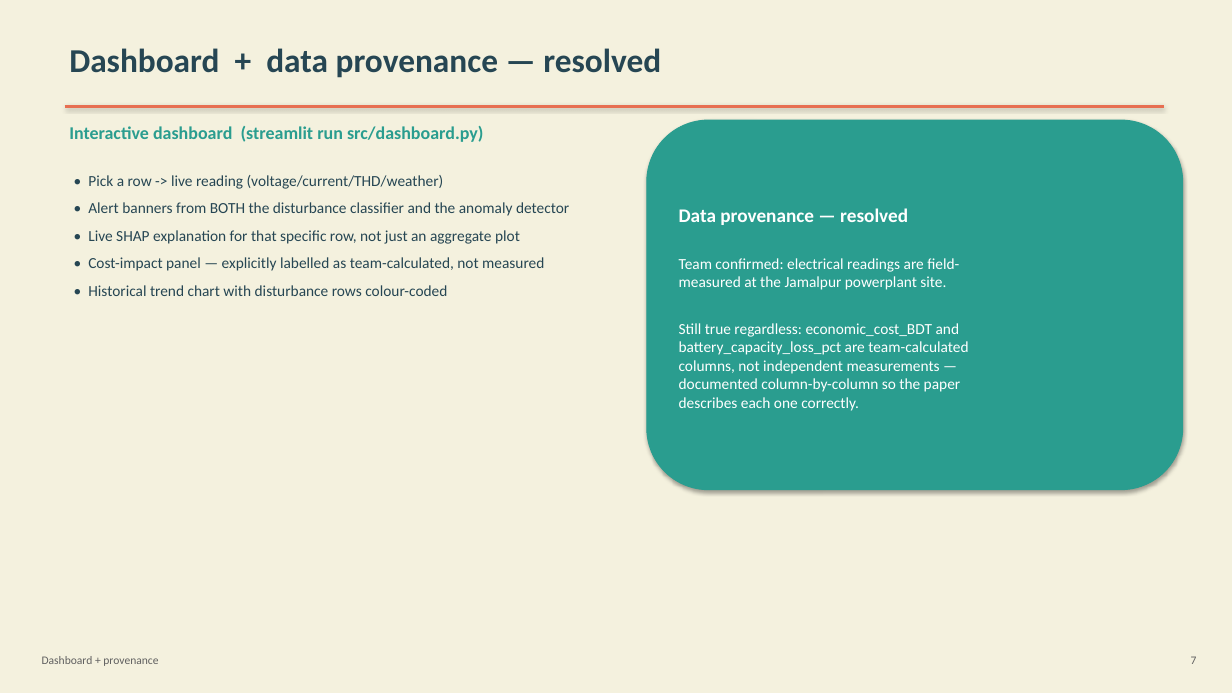
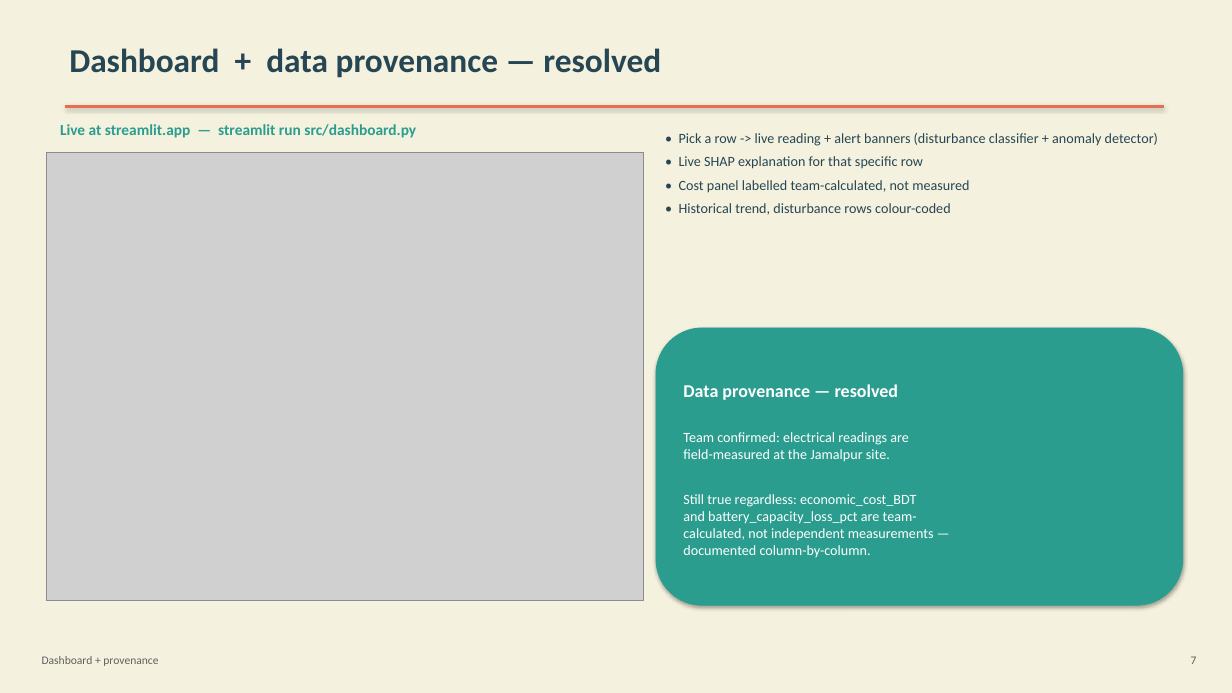
Before and after one commit to Fahmidaca/microgrid-dt, a slide deck: slide 7 of presentation/cse_overall_progress.pptx. Drawn at 1232x693 pixels with LibreOffice and Linux fonts; fonts in the diff are those of the drawing; grey boxes stand for pictures. Boxes give left, top, right and bottom in pixels: in the first picture for what was removed or moved away, otherwise in the second. Text is boxed around its words. In the diff, an @@ line names an element or a change of style, - is before the commit and + after.

Commit message:
add real dashboard screenshot to slide 7; link the live deploy everywhere
figures/dashboard/01_live_view.png is a genuine screenshot of the
deployed app (captured headlessly via Playwright against the running
Streamlit server, not a mockup), showing the row picker, live reading,
alert banners, and SHAP explanation panels actually rendering.

src/generate_cse_overall_presentation.py: slide 7 now embeds this
screenshot instead of describing the dashboard in bullets only.
Re-verified visually via PowerPoint COM render-to-PNG before
committing, same as the earlier fix on this deck.

Linked the live deploy (https://fahmidaca-microgrid-dt-srcdashboard-7yxtjd.streamlit.app)
from README.md and docs/CSE_WORK_SUMMARY.md so teammates/supervisor
can open it directly without running anything locally.

Also: added ~$*.pptx/.docx/.xlsx to .gitignore - a PowerPoint lock
file from having the deck open during this session almost got staged.

```diff
--- a/presentation/cse_overall_progress.pptx
+++ b/presentation/cse_overall_progress.pptx
@@ text at box(60, 124, 416, 138): text changed; size 14 to 12 pt @@
-Interactive dashboard (streamlit run src/dashboard.py)
+Live at streamlit.app — streamlit run src/dashboard.py
@@ text at box(679, 133, 1158, 215): text changed; size 12 to 11 pt @@
-• Pick a row -> live reading (voltage/current/THD/weather)
-• Alert banners from BOTH the disturbance classifier and the anomaly detector
-• Live SHAP explanation for that specific row, not just an aggregate plot
-• Cost-impact panel — explicitly labelled as team-calculated, not measured
-• Historical trend chart with disturbance rows colour-coded
+• Pick a row -> live reading + alert banners (disturbance classifier + anomaly detector)
+• Live SHAP explanation for that specific row
+• Cost panel labelled team-calculated, not measured
+• Historical trend, disturbance rows colour-coded
@@ picture added at box(46, 152, 644, 601) @@
@@ rounded rectangle "Data provenance — resolved": place and size @@
-rounded rectangle "Data provenance — resolved" at box(647, 120, 1183, 490)
+rounded rectangle "Data provenance — resolved" at box(656, 328, 1183, 605)
@@ text in rounded rectangle at box(683, 384, 899, 400): size 15 to 14 pt in "Data provenance — resolved" @@
@@ text in rounded rectangle at box(683, 432, 934, 557): text changed; size 12 to 11 pt @@
-Team confirmed: electrical readings are field-
-measured at the Jamalpur powerplant site.
-Still true regardless: economic_cost_BDT and
-battery_capacity_loss_pct are team-calculated
-columns, not independent measurements —
-documented column-by-column so the paper
-describes each one correctly.
+Team confirmed: electrical readings are
+field-measured at the Jamalpur site.
+Still true regardless: economic_cost_BDT
+and battery_capacity_loss_pct are team-
+calculated, not independent measurements —
+documented column-by-column.
```
Also in this commit, not shown: 5 other files.
